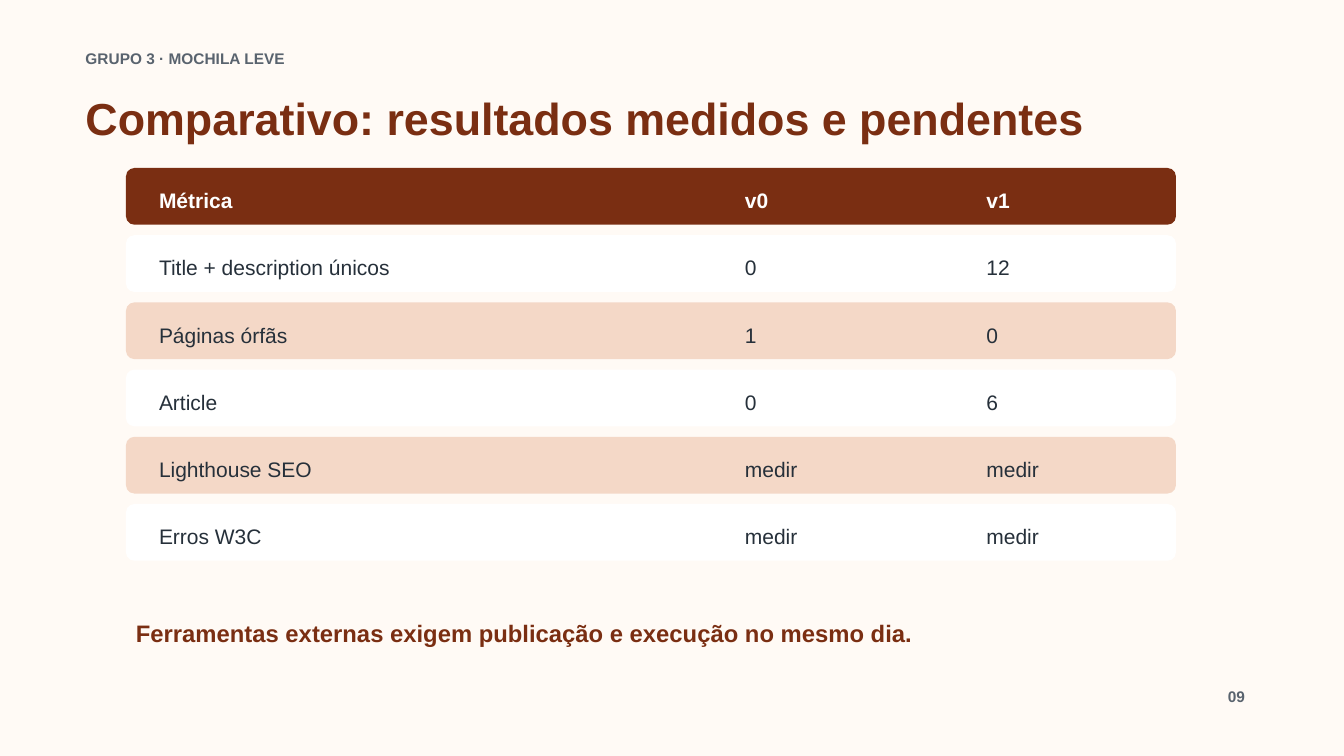
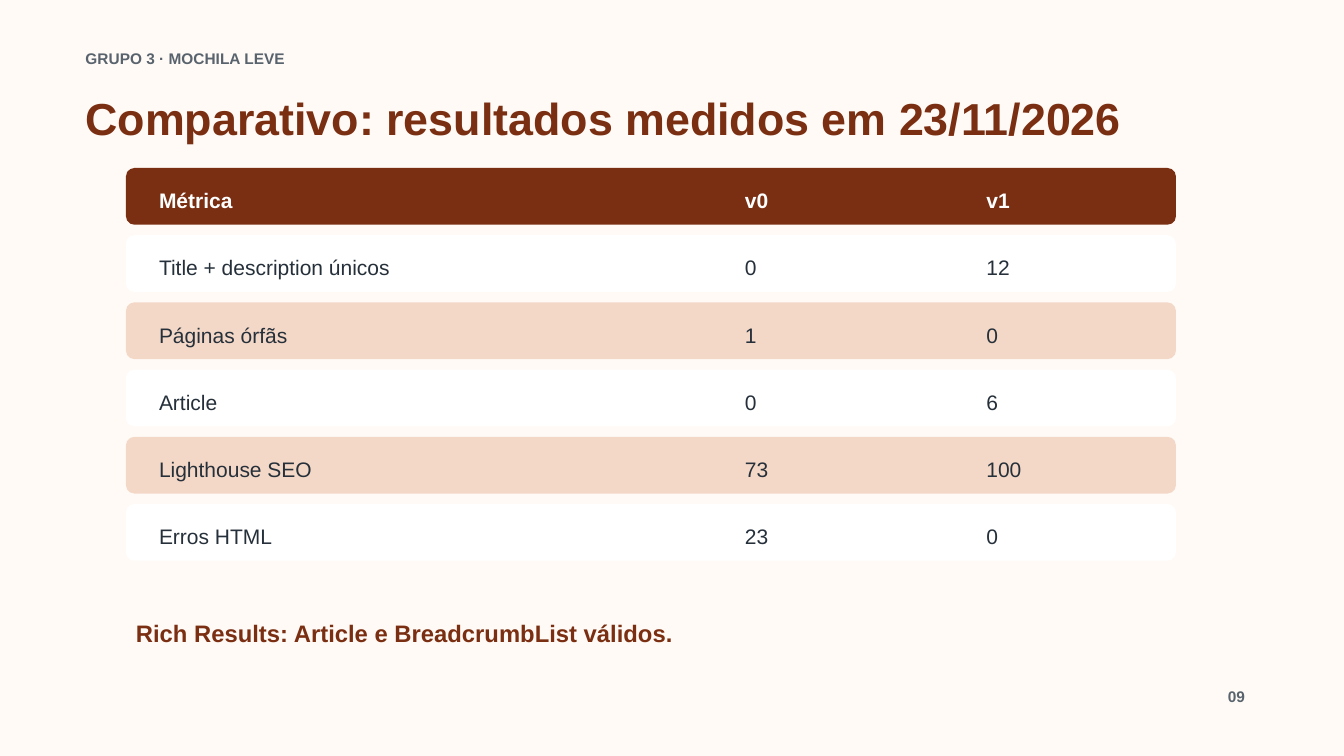
Before and after one commit to MRIshizawa/grupo3-blog-mochila-leve-seo, a slide deck: slide 9 of apresentacao-seo-grupo3.pptx. Drawn at 1344x756 pixels with LibreOffice and Linux fonts; fonts in the diff are those of the drawing. Boxes give left, top, right and bottom in pixels: in the first picture for what was removed or moved away, otherwise in the second. Text is boxed around its words. In the diff, an @@ line names an element or a change of style, - is before the commit and + after.

Commit message:
Adiciona evidências e resultados finais de SEO

```diff
--- a/apresentacao-seo-grupo3.pptx
+++ b/apresentacao-seo-grupo3.pptx
@@ text at box(85, 102, 1121, 144): text changed @@
-Comparativo: resultados medidos e pendentes
+Comparativo: resultados medidos em 23/11/2026
@@ text at box(745, 462, 768, 477): text changed @@
-medir
+73
@@ text at box(986, 462, 1021, 477): text changed @@
-medir
+100
@@ text at box(159, 529, 272, 544): text changed @@
-Erros W3C
+Erros HTML
@@ text at box(745, 529, 768, 544): text changed @@
-medir
+23
@@ text at box(986, 529, 998, 544): text changed @@
-medir
+0
@@ text at box(136, 624, 673, 643): text changed @@
-Ferramentas externas exigem publicação e execução no mesmo dia.
+Rich Results: Article e BreadcrumbList válidos.
```
Also in this commit, not shown: 1 other slide changed, 15 other files.
